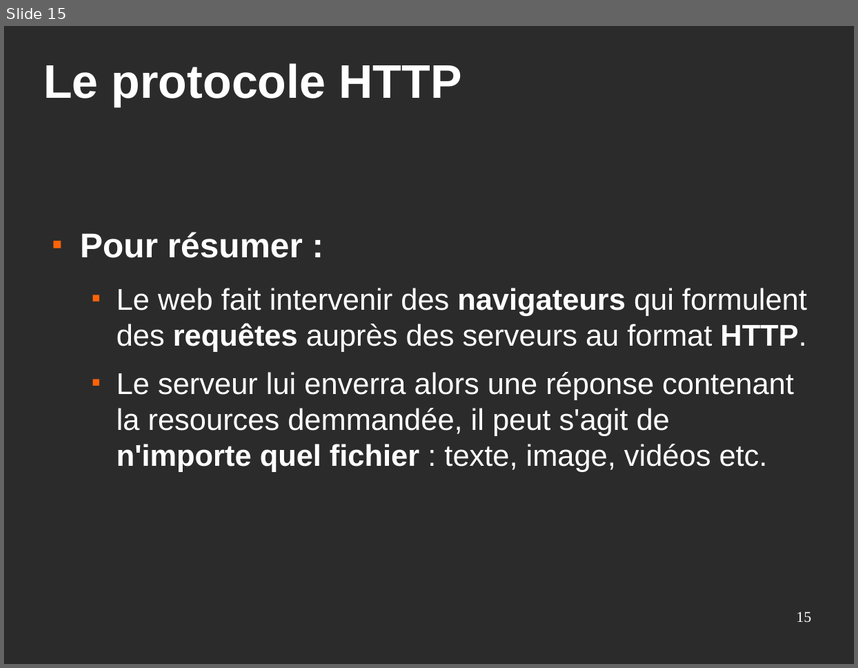
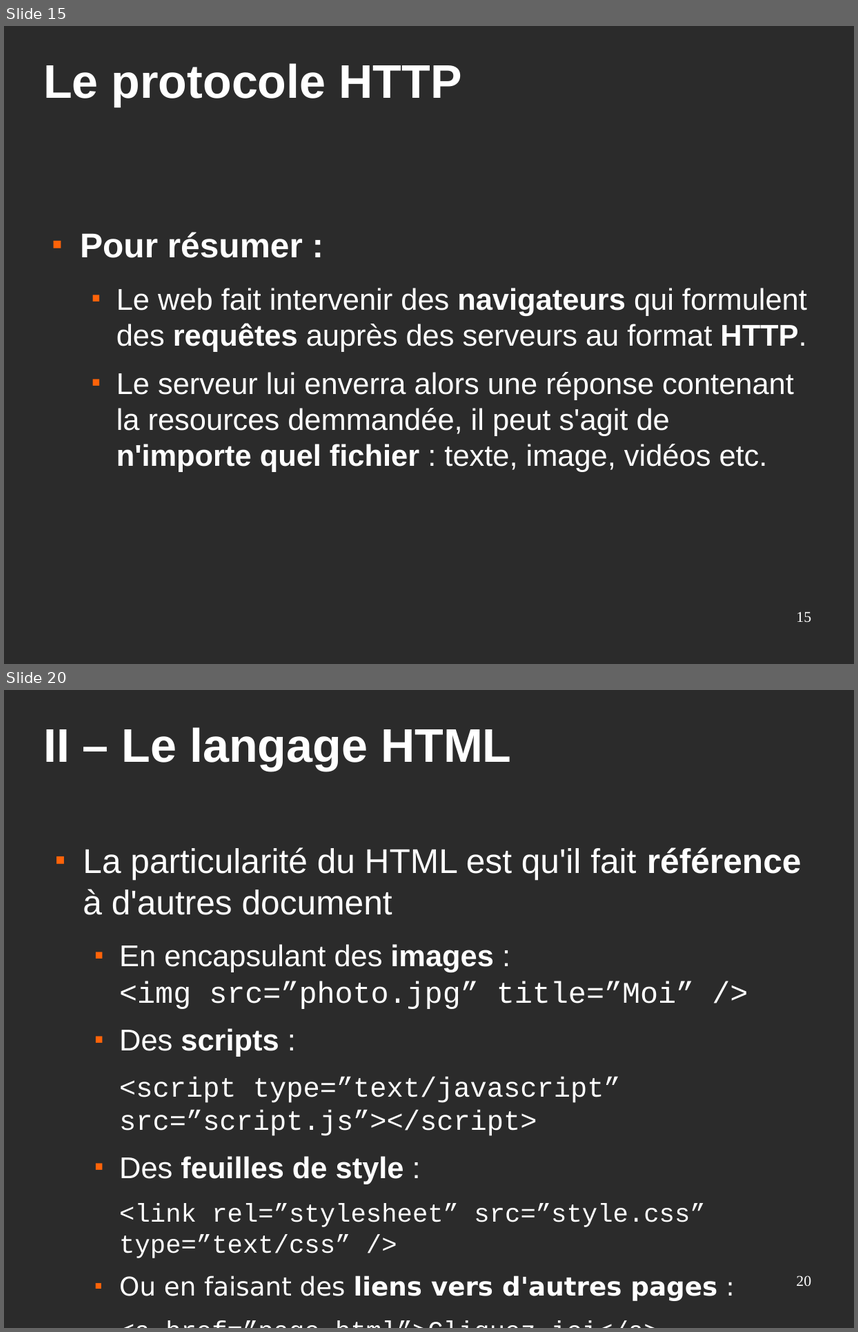
Before and after one commit to Eirbware/Formation, a slide deck: presentations/fondements.odp. Shown one above the other, each under a label of ours: slide 15 before the commit, slides 15 and 20 after it; the slides between them are not shown. The pictures are 858x668 and 858x1332 pixels, drawn with LibreOffice and Linux fonts; fonts in the diff are those of the drawing; background and template pictures are left out; a plain dark background stands for a picture behind light text. Boxes give left, top, right and bottom in pixels: in the first picture for what was removed or moved away, otherwise in the second. Text is boxed around its words. In the diff, an @@ line names an element or a change of style, - is before the commit and + after.

```diff
--- a/presentations/fondements.odp
+++ b/presentations/fondements.odp
@@ slide 20 added at bbox=[4, 690, 854, 1328], background picture (left out) @@
@@ title added at bbox=[43, 727, 511, 771], 44 pt, text #FFFFFF, bold @@
+II – Le langage HTML
@@ text added at bbox=[83, 847, 802, 1301], 24 pt, text #FFFFFF @@
+■ La particularité du HTML est qu'il fait référence à d'autres document
+  ■ En encapsulant des images :
+    <img src=”photo.jpg” title=”Moi” />
+  ■ Des scripts :
+  <script type=”text/javascript” src=”script.js”></script>
+  ■ Des feuilles de style :
+  <link rel=”stylesheet” src=”style.css” type=”text/css” />
+  ■ Ou en faisant des liens vers d'autres pages :
+  <a href=”page.html”>Cliquez ici</a>
@@ page number added at bbox=[796, 1275, 811, 1285], 14 pt, text #FFFFFF @@
+20
```
Also in this commit, not shown: 3 slides changed, 13 other slides added.
